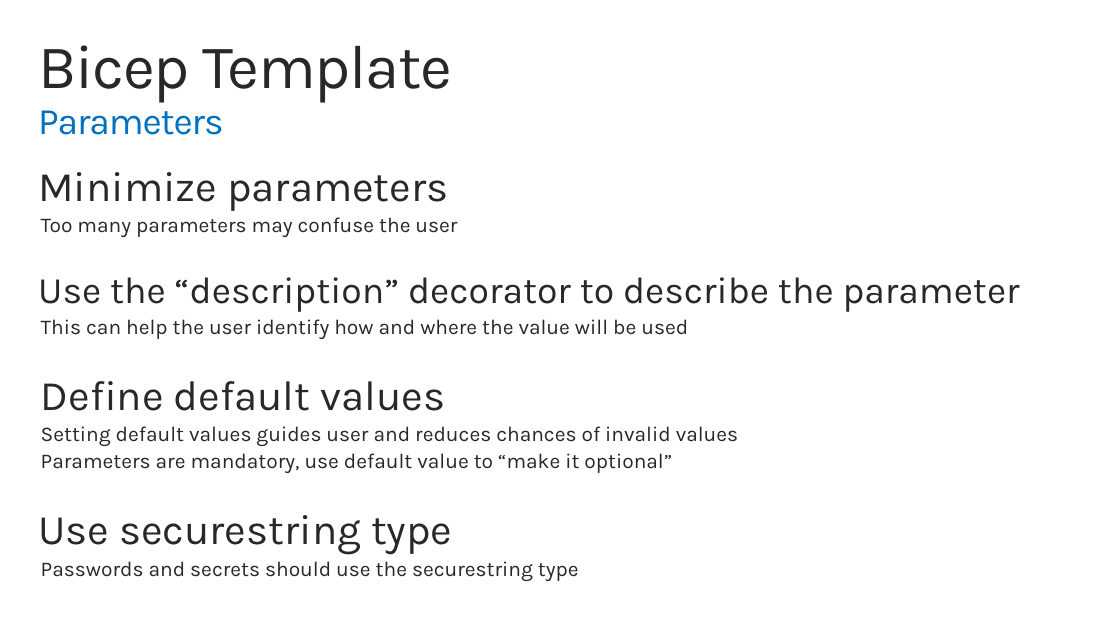
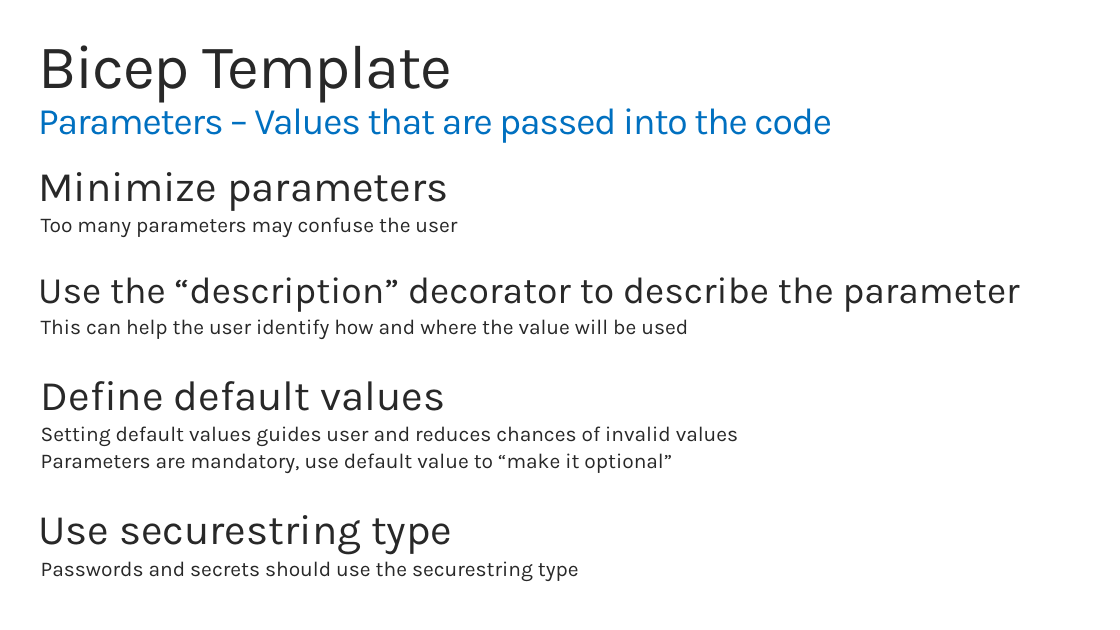
Before and after one commit to nicolalgallacher/Bicep_WhatTheHack, a slide deck: slide 22 of Coach/BicepIntro-MicroHack.pptx. Drawn at 1120x630 pixels with LibreOffice and Linux fonts; fonts in the diff are those of the drawing; background and template pictures are left out. Boxes give left, top, right and bottom in pixels: in the first picture for what was removed or moved away, otherwise in the second. Text is boxed around its words. In the diff, an @@ line names an element or a change of style, - is before the commit and + after.

Commit message:
Update to slides

```diff
--- a/Coach/BicepIntro-MicroHack.pptx
+++ b/Coach/BicepIntro-MicroHack.pptx
@@ title at [38,45,832,143]: text changed; size 52.9 to 32 pt; text colour #282828 to #0070C0 @@
-Bicep Template
-Parameters
+Bicep Template
+Parameters – Values that are passed into the code
```
Also in this commit, not shown: 2 other slides changed.
